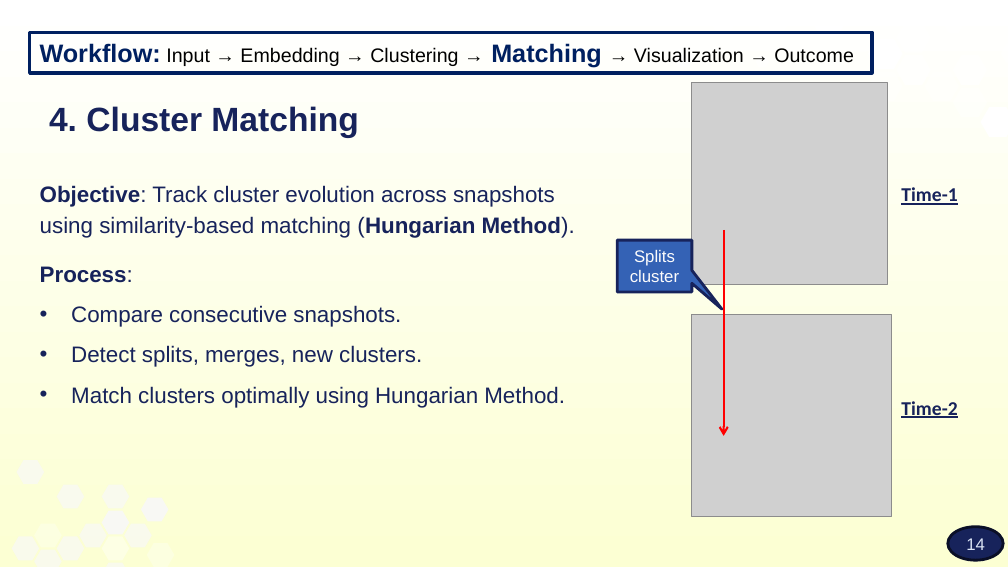
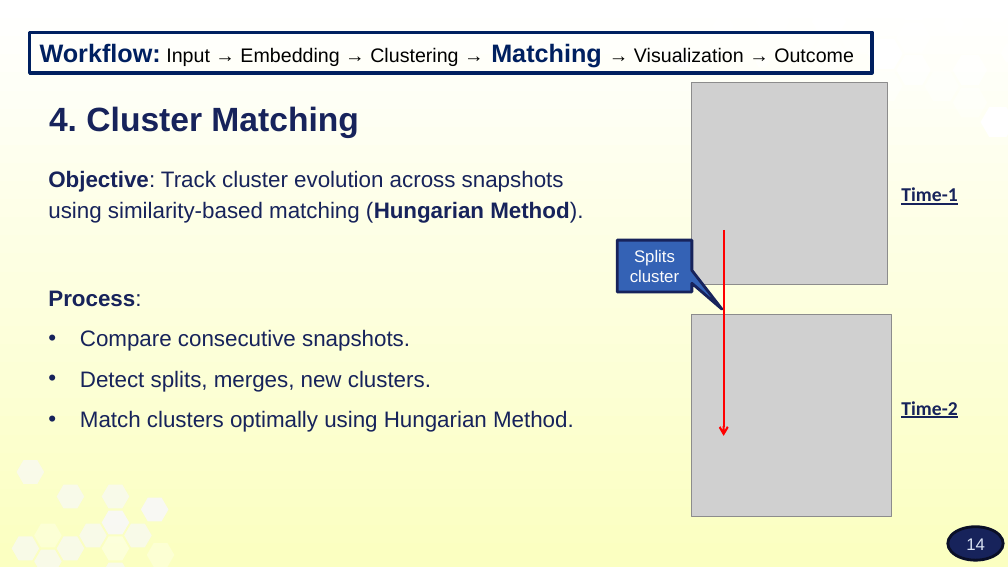
Before and after one commit to Yamit-Moreno/FinalProject_EvolvingKnowledgeInPublications, a slide deck: slide 14 of Capstone_Project_Phase_A_26-1-R-16.pptx. Drawn at 1008x567 pixels with LibreOffice and Linux fonts; fonts in the diff are those of the drawing; grey boxes stand for pictures; background and template pictures are left out. Boxes give left, top, right and bottom in pixels: in the first picture for what was removed or moved away, otherwise in the second. Text is boxed around its words. In the diff, an @@ line names an element or a change of style, - is before the commit and + after.

```diff
--- a/Capstone_Project_Phase_A_26-1-R-16.pptx
+++ b/Capstone_Project_Phase_A_26-1-R-16.pptx
@@ background gradient #FFFFFF to #FCFFD3 to gradient #FFFFFF to #FBFFC1 @@
@@ subtitle "Objective: Track cluster evolution across ..." rewrapped from (40,185,575,408) to (48,170,583,432) @@
```
Also in this commit, not shown: 17 other slides changed.
